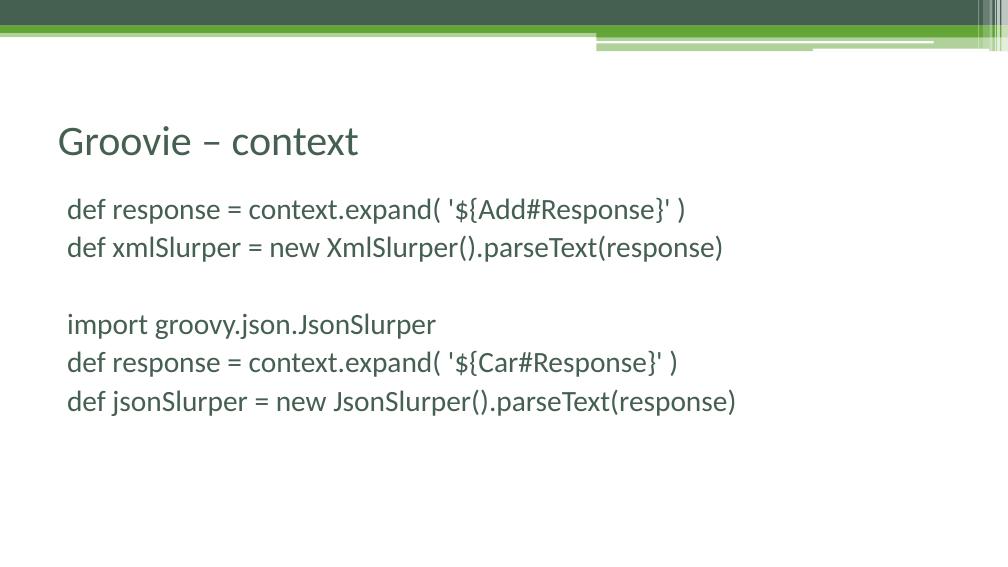
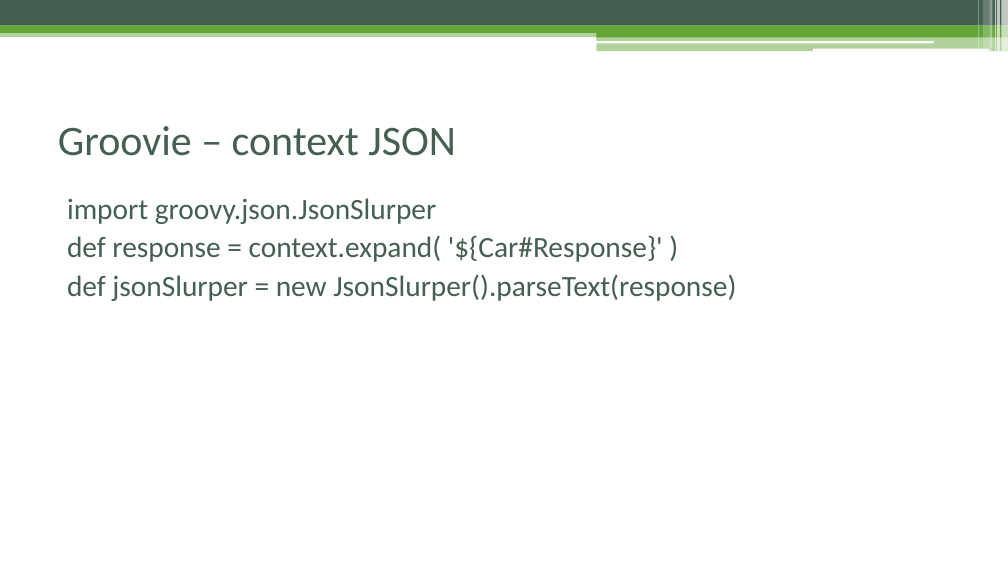
Before and after one commit to czyzyk29/SoapUI_Workshop, a slide deck: slide 49 of Warsztat_soapUI.pptx (slide 48 before the commit). Drawn at 1008x567 pixels with LibreOffice and Linux fonts; fonts in the diff are those of the drawing. Boxes give left, top, right and bottom in pixels: in the first picture for what was removed or moved away, otherwise in the second. Text is boxed around its words. In the diff, an @@ line names an element or a change of style, - is before the commit and + after.

```diff
--- a/Warsztat_soapUI.pptx
+++ b/Warsztat_soapUI.pptx
@@ title at bbox=[58, 126, 455, 156]: text changed @@
-Groovie – context
+Groovie – context JSON
@@ text at bbox=[67, 197, 724, 262]: paragraphs removed @@
-def response = context.expand( '${Add#Response}' )
-def xmlSlurper = new XmlSlurper().parseText(response)
```
Also in this commit, not shown: 15 other slides changed, 2 slides added, 10 other files.
